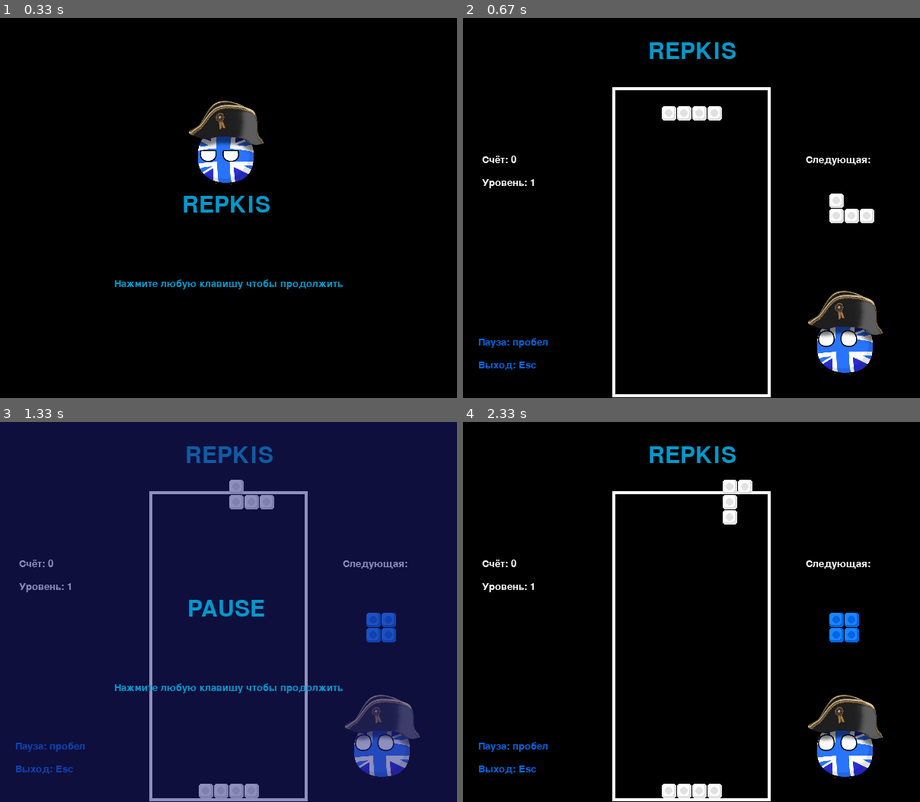
Above: before the commit, frames 1-4 (two rows, left to right).
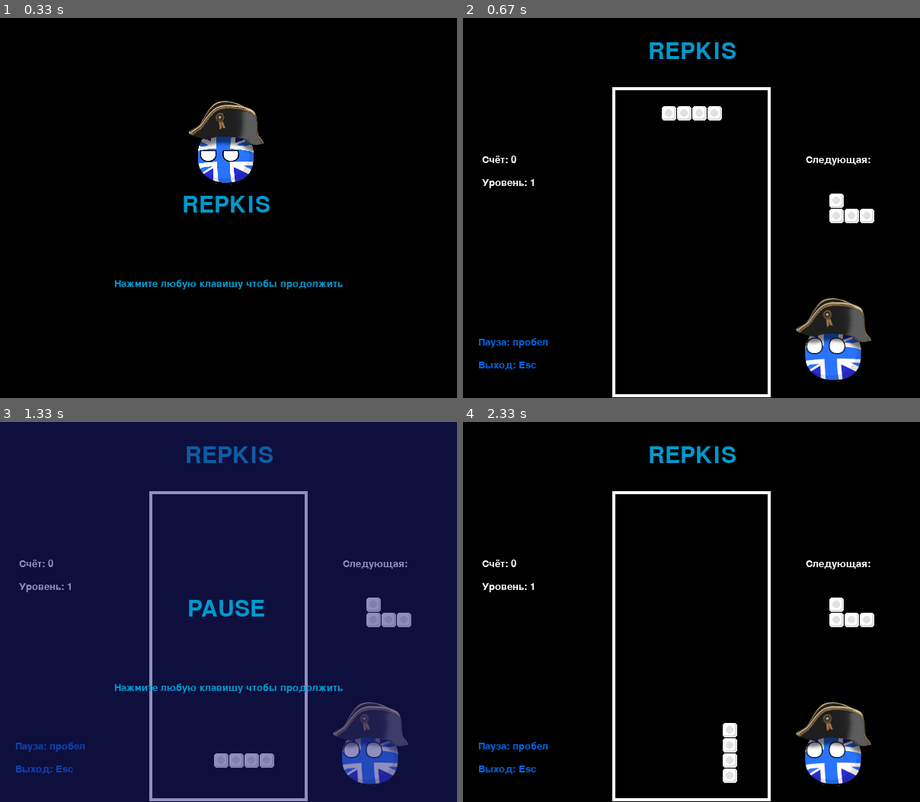
Above: after the commit, the same moments.

Repository: franceballin/pygame_tetris
Game: pygame game, started from main.py
Same seed, same stepped clock (60 frames per second), same inputs: the game is played once before the commit and once after it.
Inputs:
- Up to frame 1 (0.33 s): no input
- Up to frame 2 (0.67 s): tap Enter at 0.33 s
- Up to frame 3 (1.33 s): tap Enter at 0.67 s; hold Right from 1 s (still down); tap Space at 1.07 s
- Up to frame 4 (2.33 s): tap Space at 1.37, 1.57, 1.9, 2.2 s; release Right at 1.47 s; hold Up 1.5-1.8 s; hold Right 1.83-2.3 s

Frame 1 is identical in both runs. In frame 2, 2.6% of the frame differs, in the area x 72-92%, y 71-96%; in frame 3, 4.3%; in frame 4, 4.7%, in the area x 43-92%, y 15-99%.

Commit message:
Добавил class Jack, анимацию спрайта, теперь он моргает

Diff:
--- a/main.py
+++ b/main.py
@@ -116,6 +116,25 @@
                   'oxxoo',
                   'ooxoo',
                   'ooooo']]}
+
+
+class Jack(pg.sprite.Sprite):
+    def __init__(self, position, animation_speed):
+        image_paths = ['anim_assets/1.png', 'anim_assets/1.png', 'anim_assets/1.png', 'anim_assets/1.png', 'anim_assets/3.png']
+        super().__init__()
+        self.frames = [pg.image.load(path).convert_alpha() for path in image_paths]
+        self.current_frame = 0
+        self.image = self.frames[self.current_frame]
+        self.rect = self.image.get_rect(topleft=position)
+        self.animation_speed = animation_speed
+        self.last_update = pg.time.get_ticks()
+
+    def update(self):
+        now = pg.time.get_ticks()
+        if now - self.last_update > self.animation_speed:
+            self.last_update = now
+            self.current_frame = (self.current_frame + 1) % len(self.frames)
+            self.image = self.frames[self.current_frame]
 
 
 def pauseScreen():
@@ -145,7 +164,6 @@
     last_move_down = time.time()
     last_side_move = time.time()
     last_fall = time.time()
-    last_blink = time.time()
     going_down = False
     going_left = False
     going_right = False
@@ -153,14 +171,15 @@
     level, fall_speed = calcSpeed(points)
     fallingFig = getNewFig()
     nextFig = getNewFig()
-    jack = [pg.image.load('anim_assets/1.png'), pg.image.load('anim_assets/3.png')]
+
+    jack = Jack(position=(425, 360), animation_speed=1000)
+    jack_emos = pg.sprite.Group(jack)
 
     sound1 = pg.mixer.Sound('sounds/rotate.wav')
     sound1.set_volume(0.25)
 
     pg.mixer.music.load('sounds/repkis_loop.wav')
     pg.mixer.music.play(loops=-1)
-
 
     while True:
         pg.mixer.music.unpause()
@@ -226,7 +245,7 @@
                     for i in range(1, cup_h):
                         if not checkPos(cup, fallingFig, adjY=i):
                             break
-                    fallingFig['y'] += i - 1
+                        fallingFig['y'] += i - 1
 
         # управление падением фигуры при удержании клавиш
         if (going_left or going_right) and time.time() - last_side_move > side_freq:
@@ -252,19 +271,14 @@
                 fallingFig['y'] += 1
                 last_fall = time.time()
 
-        if time.time() - last_blink > 5.0:
-            display_surf.blit(jack[1], (440, 350))
-
-
         # рисуем окно игры со всеми надписями
+        jack_emos.update()
         display_surf.fill(bg_color)
         drawTitle()
         gamecup(cup)
         drawInfo(points, level)
+        jack_emos.draw(display_surf)
         drawnextFig(nextFig)
-        idle = pg.image.load('anim_assets/1.png').convert_alpha()
-        nidle = pg.transform.scale(idle, (125, 125))
-        display_surf.blit(nidle, (440, 350))
         if fallingFig != None:
             drawFig(fallingFig)
         pg.display.update()
Binary file changed: anim_assets/1.png
Binary file changed: anim_assets/3.png
